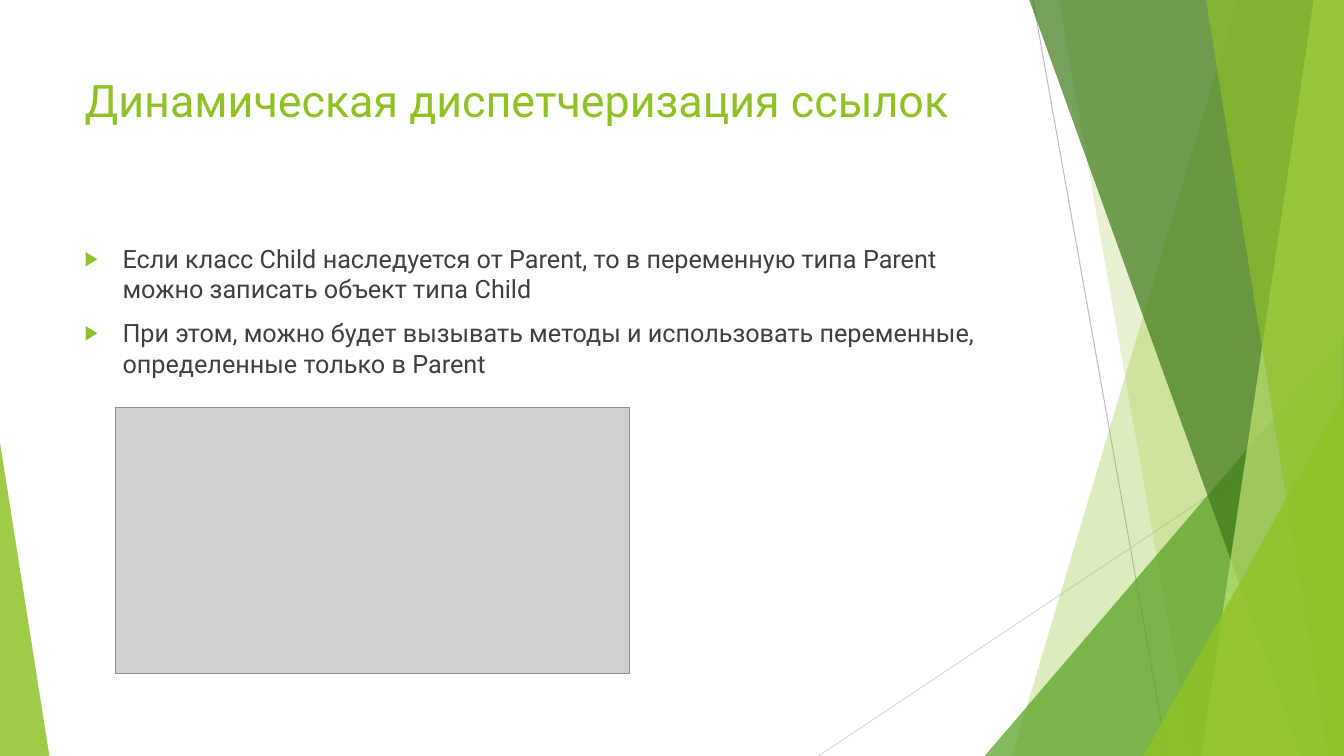
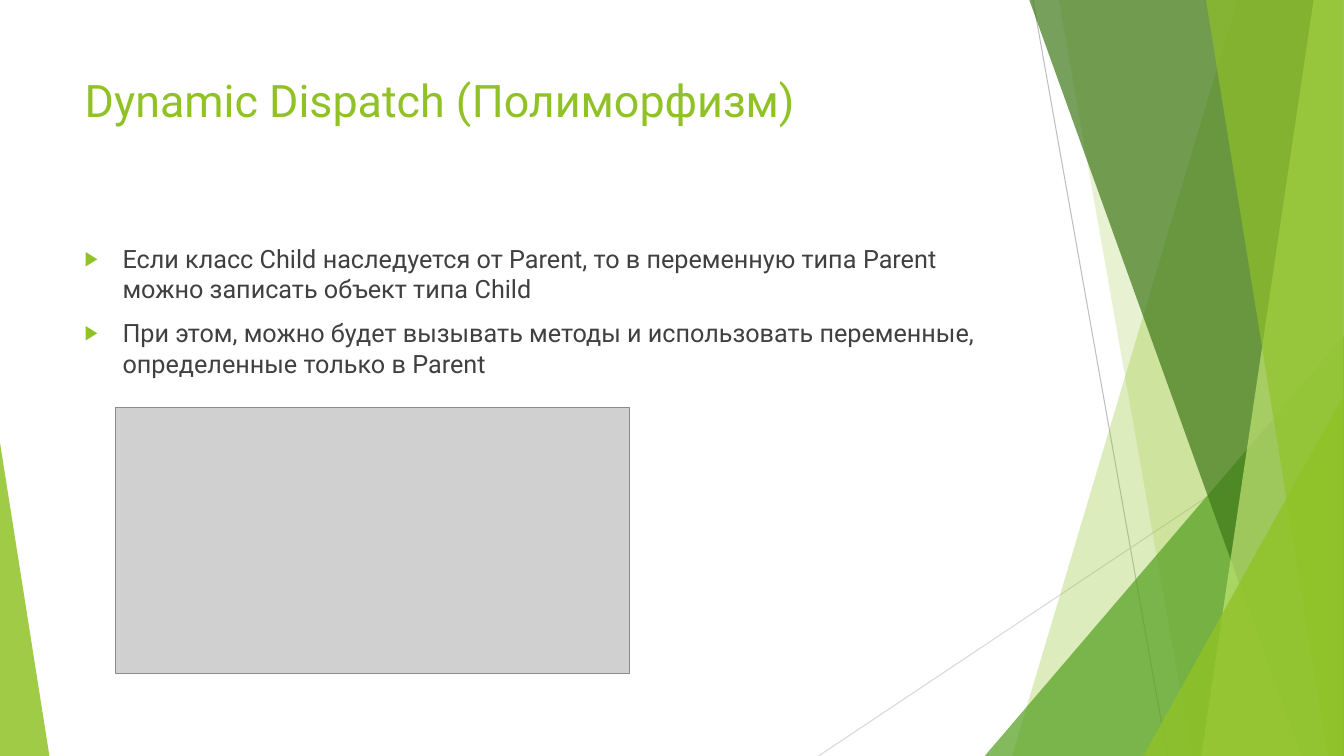
Before and after one commit to gladorange/orion_middle_2021, a slide deck: slide 37 of _LECTIONS/3/3_Classes.pptx. Drawn at 1344x756 pixels with LibreOffice and Linux fonts; fonts in the diff are those of the drawing; grey boxes stand for pictures. Boxes give left, top, right and bottom in pixels: in the first picture for what was removed or moved away, otherwise in the second. Text is boxed around its words. In the diff, an @@ line names an element or a change of style, - is before the commit and + after.

```diff
--- a/_LECTIONS/3/3_Classes.pptx
+++ b/_LECTIONS/3/3_Classes.pptx
@@ title at [85, 81, 795, 127]: text changed @@
-Динамическая диспетчеризация ссылок
+Dynamic Dispatch (Полиморфизм)
```
Also in this commit, not shown: 3 slides added, 18 other files.
